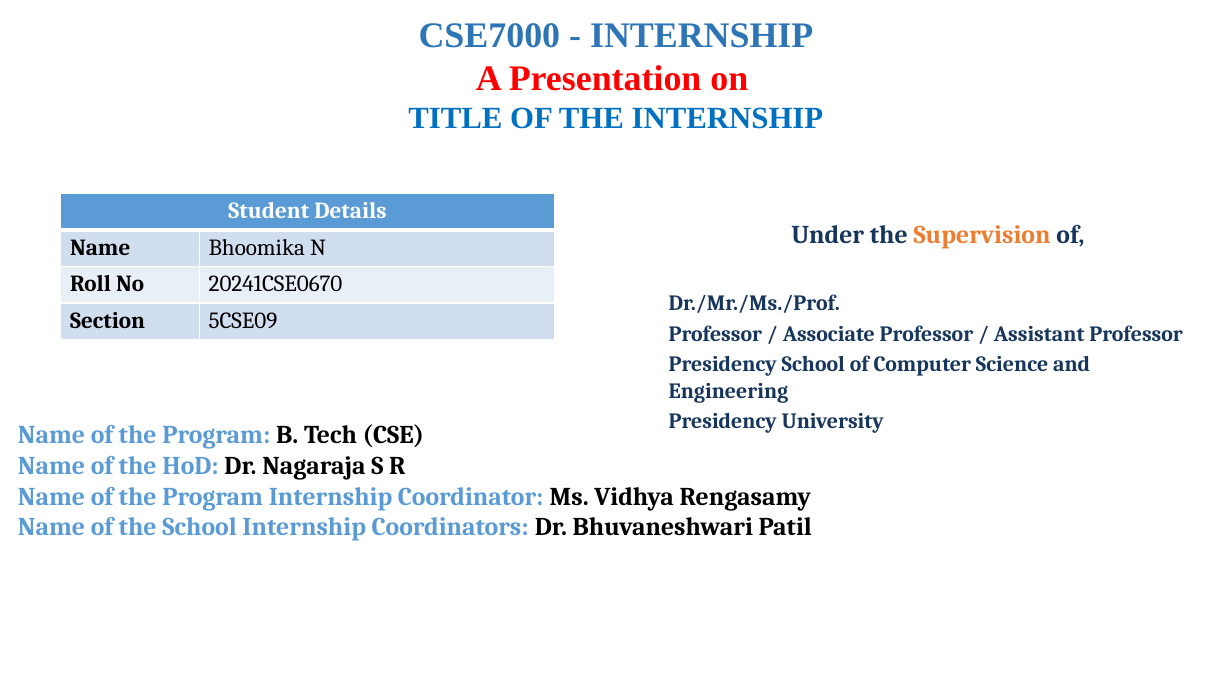
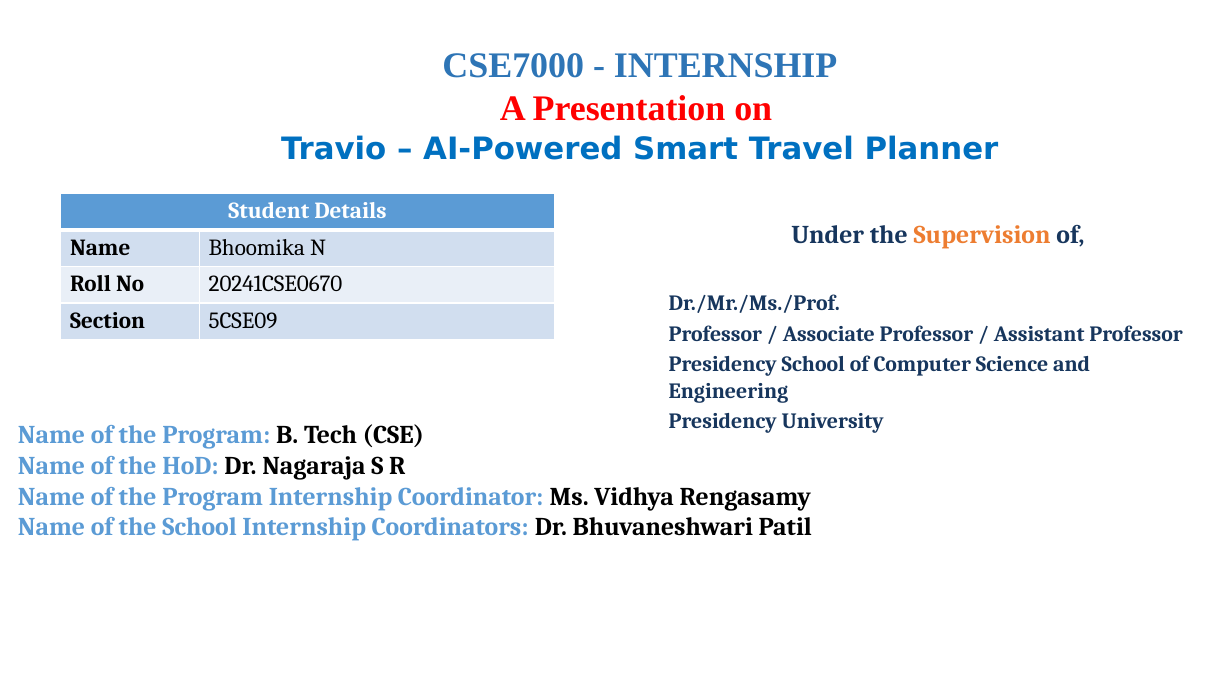
Before and after one commit to bhoomikarakesh4007-droid/Travio, a slide deck: slide 1 of TravioDocuments/Ppt.pptx. Drawn at 1232x693 pixels with LibreOffice and Linux fonts; fonts in the diff are those of the drawing; background and template pictures are left out. Boxes give left, top, right and bottom in pixels: in the first picture for what was removed or moved away, otherwise in the second. Text is boxed around its words. In the diff, an @@ line names an element or a change of style, - is before the commit and + after.

```diff
--- a/TravioDocuments/Ppt.pptx
+++ b/TravioDocuments/Ppt.pptx
@@ text at (281,53,999,160): text changed; size 28 to 24 pt; font Times New Roman to DejaVu Sans @@
-CSE7000 - INTERNSHIP
-A Presentation on
-TITLE OF THE INTERNSHIP
+CSE7000 - INTERNSHIP
+A Presentation on
+Travio – AI-Powered Smart Travel Planner
```
Also in this commit, not shown: 2 slides added.
